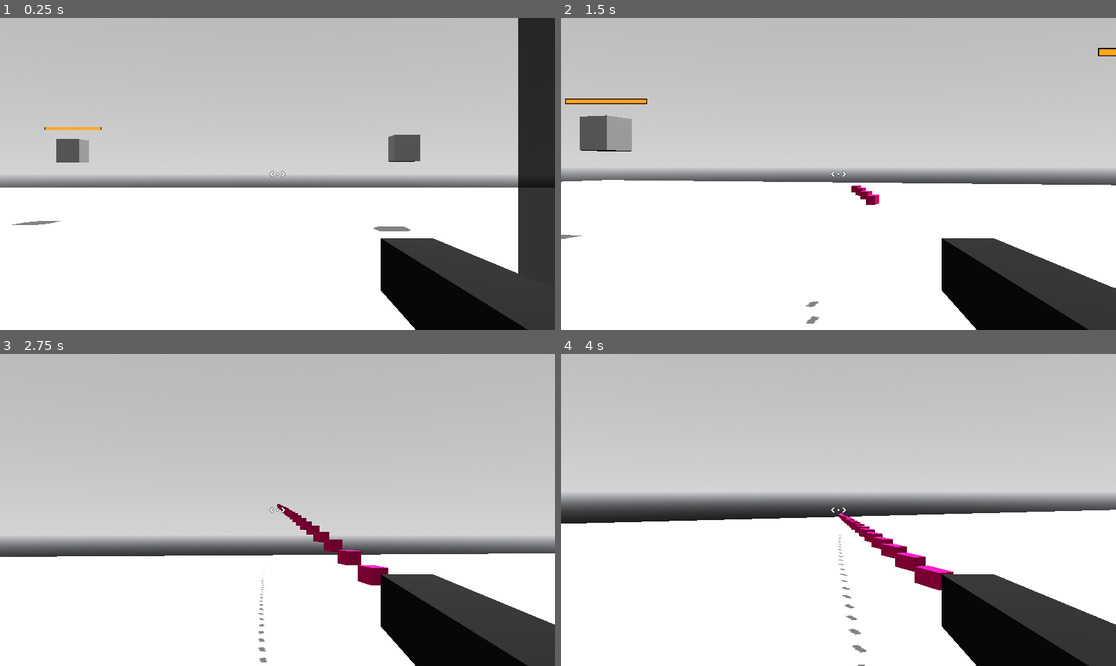
Above: before the commit, frames 1-4 (two rows, left to right).
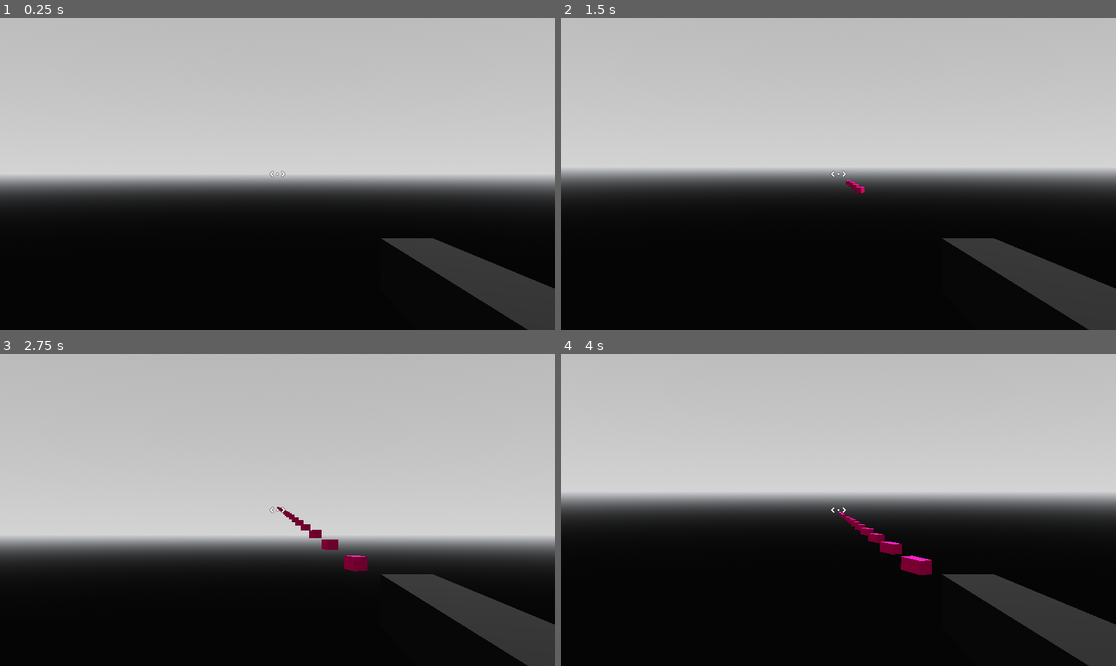
Above: after the commit, the same moments.

Repository: axilirate/metalbellion
Game: Godot game, scene res://scenes/states/gameplay_state/gameplay_state.tscn
Same seed, same stepped clock (60 frames per second), same inputs: the game is played once before the commit and once after it.
Inputs (mouse positions are in pixels of both pictures, inside the frame that each line leads up to):
- Up to frame 1 (0.25 s): no input
- Up to frame 2 (1.5 s): tap Enter at 0.5 s; move the mouse to (866, 174) at 0.52 s; press the mouse at (866, 174) at 0.53 s; hold W (move_forward) from 0.53 s (still down); move the mouse to (810, 174) at 1.27 s; release the mouse at (810, 174) at 1.28 s; click (810, 174) at 1.35 s
- Up to frame 3 (2.75 s): keep holding W (move_forward); move the mouse to (288, 503) at 2.02 s; press the mouse at (288, 503) at 2.03 s
- Up to frame 4 (4 s): keep holding W (move_forward); move the mouse to (832, 516) at 2.77 s; release the mouse at (832, 516) at 2.78 s; click (832, 516) at 2.85 s; move the mouse to (877, 513) at 3.52 s; press the mouse at (877, 513) at 3.53 s

The runs differ from the first frame. In frame 1, 43% of the frame differs, in the area x 0-100%, y 0-100%; in frame 2, 42%; in frame 3, 29%; in frame 4, 40%.
Error after the commit: Invalid access to property or key 'enemy_holder' on a base object of type 'Nil'. (res://scenes/states/gameplay_state/gameplay_state.gd:42)

Commit message:
update

Diff:
--- a/classes/objects/bullet.gd
+++ b/classes/objects/bullet.gd
@@ -1,4 +1,4 @@
-class_name Bullet
+class_name Bullet extends RefCounted
 
 
 
--- a/classes/objects/weapon.gd
+++ b/classes/objects/weapon.gd
@@ -1,4 +1,4 @@
-class_name Weapon
+class_name Weapon extends RefCounted
 
 
 
--- /dev/null
+++ b/classes/objects/zone.gd
@@ -0,0 +1,30 @@
+class_name Zone extends RefCounted
+
+
+
+
+
+
+var instance: Node3D
+var enemy_holder: Node3D
+var player_spawn_point_marker: Marker3D
+
+
+
+
+
+func _init(type: ObjectEnum.ZoneType) -> void:
+	match type:
+		ObjectEnum.ZoneType.COMBAT:
+			var combat_zone = preload("res://scenes/zones/combat_zone/combat_zone.tscn").instantiate()
+			instance = combat_zone
+
+			enemy_holder = combat_zone.enemy_holder
+			player_spawn_point_marker = combat_zone.player_spawn_point_marker
+
+
+		ObjectEnum.ZoneType.HUB:
+			var hub_zone = preload("res://scenes/zones/hub_zone/hub_zone.tscn").instantiate()
+			instance = hub_zone
+
+			player_spawn_point_marker = hub_zone.player_spawn_point_marker
--- a/classes/static/object_enum.gd
+++ b/classes/static/object_enum.gd
@@ -17,3 +17,9 @@
 enum BulletType {
 	TEST_BULLET
 }
+
+
+enum ZoneType {
+	COMBAT,
+	HUB,
+}
--- a/scenes/areas/combat_area/combat_area.gd
+++ /dev/null
@@ -1 +0,0 @@
-class_name CombatArea extends Node3D
--- a/scenes/bullets/test_bullet/test_bullet.gd
+++ b/scenes/bullets/test_bullet/test_bullet.gd
@@ -13,7 +13,7 @@
 
 func  _physics_process(delta: float) -> void:
 	global_position += properties.velocity * delta
-	process_life_time(delta)
+	_process_life_time(delta)
 
 
 
@@ -24,7 +24,7 @@
 
 
 
-func process_life_time(delta: float) -> void:
+func _process_life_time(delta: float) -> void:
 	life_time -= delta
 
 	if life_time <= 0:
--- a/scenes/character_bodies/player/player.gd
+++ b/scenes/character_bodies/player/player.gd
@@ -21,31 +21,31 @@
 
 func _ready() -> void:
 	Input.mouse_mode = Input.MOUSE_MODE_CAPTURED
-	equip_weapon(Weapon.new(ObjectEnum.WeaponType.TEST_GUN))
+	_equip_weapon(Weapon.new(ObjectEnum.WeaponType.TEST_GUN))
 
 
 
 func _process(delta: float) -> void:
-	process_camera(delta)
+	_process_camera(delta)
 
 
 
 
 func _physics_process(_delta: float) -> void:
-	process_velocity()
+	_process_velocity()
 	move_and_slide()
 
 
 
 
 func _input(event: InputEvent) -> void:
-	process_camera_target_look_rotation(event)
-	process_look_rotation(event)
+	_process_camera_target_look_rotation(event)
+	_process_look_rotation(event)
 
 
 
 
-func process_camera(delta) -> void:
+func _process_camera(delta) -> void:
 	var current_rot = Quaternion(camera.global_transform.basis.get_rotation_quaternion())
 	var target_rot = Quaternion(camera_target.global_transform.basis.get_rotation_quaternion())
 	var smooth_rot = lerp(current_rot, target_rot, delta * 60)
@@ -56,7 +56,7 @@
 
 
 
-func process_velocity() -> void:
+func _process_velocity() -> void:
 	var input_dir: Vector2 = Input.get_vector("move_right", "move_left", "move_forward", "move_backward")
 	var move_dir: Vector3 = Vector3(input_dir.x, 0, input_dir.y).rotated(Vector3.UP, rotation.y)
 	velocity = move_dir * speed
@@ -64,7 +64,7 @@
 
 
 
-func process_camera_target_look_rotation(event: InputEvent) -> void:
+func _process_camera_target_look_rotation(event: InputEvent) -> void:
 	if event is InputEventMouseMotion:
 		camera_target.rotate_x(-event.relative.y * mouse_sensitivity)
 		camera_target.rotation.x = clamp(camera_target.rotation.x, deg_to_rad(-89), deg_to_rad(89))
@@ -72,7 +72,7 @@
 
 
 
-func process_look_rotation(event: InputEvent) -> void:
+func _process_look_rotation(event: InputEvent) -> void:
 	if event is InputEventMouseMotion:
 		rotate_y(-event.relative.x * mouse_sensitivity)
 
@@ -80,7 +80,7 @@
 
 
 
-func equip_weapon(weapon: Weapon) -> void:
+func _equip_weapon(weapon: Weapon) -> void:
 	NodeUtils.clear_children(weapon_holder)
 	active_weapon = weapon
 	weapon_holder.add_child(weapon.instance)
--- a/scenes/enemies/test_enemy/test_enemy.gd
+++ b/scenes/enemies/test_enemy/test_enemy.gd
@@ -14,21 +14,21 @@
 
 
 
-func _process(delta: float) -> void:
-	process_health()
-	update_health_bar()
+func _process(_delta: float) -> void:
+	_process_health()
+	_update_health_bar()
 
 
 
 
 
-func process_health() -> void:
+func _process_health() -> void:
 	if attributes.health <= 0:
 		queue_free()
 
 
 
 
-func update_health_bar() -> void:
+func _update_health_bar() -> void:
 	health_bar.progress_bar.max_value = attributes.max_health
 	health_bar.progress_bar.value = attributes.health
--- a/scenes/states/gameplay_state/gameplay_state.gd
+++ b/scenes/states/gameplay_state/gameplay_state.gd
@@ -1,42 +1,66 @@
 class_name GameplayState extends Node3D
 
 @export var player: Player
-@export var enemy_holder: Node3D
+@export var zone_holder: Node3D
+
+var current_zone: Zone
 
 var enemy_attribues: Array[Attributes] = []
 var enemies: Array[CharacterBody3D] = []
 
 var bullets: Array[Bullet] = []
 
+var enemies_to_spawn: int = 10
+
+
+
+
+
+func _process(delta: float) -> void:
+	_process_zone_change()
 
 
 
 
 func _physics_process(_delta: float) -> void:
-	process_enemy_spawning()
-	process_player_shooting()
-	process_enemies()
-	process_bullets()
+	_process_enemy_spawning()
+	_process_player_shooting()
+	_process_enemies()
+	_process_bullets()
 
 
 
-func process_enemy_spawning() -> void:
-	if enemies.size() < 10:
-		try_to_spawn_enemy()
+
+func _process_zone_change():
+	pass
 
 
 
 
 
+func _process_enemy_spawning() -> void:
+	if not is_instance_valid(current_zone.enemy_holder):
+		return
 
-func process_player_shooting() -> void:
+	if not enemies_to_spawn:
+		return
+
+	if enemies.size() > 3:
+		return
+
+	_try_to_spawn_enemy()
+
+
+
+
+func _process_player_shooting() -> void:
 	if not Input.is_action_pressed("shoot"):
 		return
 
 	var bullet = Bullet.new(player.active_weapon.bullet_type)
 	bullet.instance.position = player.camera.global_position
 	bullet.instance.rotation = player.camera.global_rotation
-	bullet.properties.velocity = -player.camera.global_transform.basis.z * 60
+	bullet.properties.velocity = -player.camera.global_transform.basis.z * 100
 	add_child(bullet.instance)
 	bullet.mesh.global_position = player.active_weapon.ranged_properites.barrel_marker.global_position
 	bullets.push_back(bullet)
@@ -46,7 +70,7 @@
 
 
 
-func process_enemies() -> void:
+func _process_enemies() -> void:
 	var enemy_indexes_to_remove: Array[int] = []
 
 	for index in enemies.size():
@@ -64,7 +88,7 @@
 
 
 
-func process_bullets() -> void:
+func _process_bullets() -> void:
 	var bullet_indexes_to_remove: Array[int] = []
 
 
@@ -86,14 +110,13 @@
 
 
 
-
 	for index in bullet_indexes_to_remove:
 		bullets.pop_at(index)
 
 
 
 
-func try_to_spawn_enemy() -> void:
+func _try_to_spawn_enemy() -> void:
 	var enemy_spawn_ray_cast: RayCast3D = preload("res://scenes/3d_nodes/enemy_spawn_ray_cast/enemy_spawn_ray_cast.tscn").instantiate()
 	var enemy = Enemy.new(ObjectEnum.EnemyType.TEST_ENEMY)
 
@@ -101,13 +124,19 @@
 	enemy_spawn_ray_cast.position = player.position + Vector3(randi_range(-20, 20), player.position.y + 5, randi_range(-20, 20))
 	enemy_spawn_ray_cast.force_raycast_update()
 
-	if is_spawn_valid(enemy_spawn_ray_cast, enemy.shape):
-		var test_enemy = enemy.instance
+	if not _is_spawn_valid(enemy_spawn_ray_cast, enemy.shape):
+		return
 
-		test_enemy.position = enemy_spawn_ray_cast.get_collision_point()
-		enemy_holder.add_child(test_enemy)
-		enemies.push_back(test_enemy)
-		enemy_attribues.push_back(test_enemy.attributes)
+	if not is_instance_valid(current_zone.enemy_holder):
+		return
+
+	var test_enemy = enemy.instance
+
+	test_enemy.position = enemy_spawn_ray_cast.get_collision_point()
+	current_zone.enemy_holder.add_child(test_enemy)
+	enemies.push_back(test_enemy)
+	enemy_attribues.push_back(test_enemy.attributes)
+	enemies_to_spawn -= 1
 
 	enemy_spawn_ray_cast.queue_free()
 
@@ -116,7 +145,15 @@
 
 
 
-func is_spawn_valid(enemy_spawn_ray_cast: RayCast3D, shape: Resource) -> bool:
+func _change_zone(zone: Zone):
+	NodeUtils.clear_children(zone_holder)
+
+
+
+
+
+
+func _is_spawn_valid(enemy_spawn_ray_cast: RayCast3D, shape: Resource) -> bool:
 	var direct_space_state := get_world_3d().direct_space_state
 	var shape_query_parameters := PhysicsShapeQueryParameters3D.new()
 
--- a/scenes/states/gameplay_state/gameplay_state.tscn
+++ b/scenes/states/gameplay_state/gameplay_state.tscn
@@ -1,8 +1,7 @@
-[gd_scene load_steps=8 format=3 uid="uid://d01gbs4jlb5lt"]
+[gd_scene load_steps=7 format=3 uid="uid://csdcq21sldth5"]
 
 [ext_resource type="Script" path="res://scenes/states/gameplay_state/gameplay_state.gd" id="1_6p0bk"]
 [ext_resource type="PackedScene" uid="uid://bsih1lexsu27y" path="res://scenes/character_bodies/player/player.tscn" id="2_nrnrg"]
-[ext_resource type="PackedScene" uid="uid://bcspdrrfl4amd" path="res://scenes/areas/combat_area/combat_area.tscn" id="3_ueq32"]
 
 [sub_resource type="ProceduralSkyMaterial" id="ProceduralSkyMaterial_ir41e"]
 sky_top_color = Color(0.54902, 0.54902, 0.54902, 1)
@@ -28,10 +27,9 @@
 auto_exposure_min_sensitivity = 300.0
 auto_exposure_max_sensitivity = 64000.0
 
-[node name="GameplayState" type="Node3D" node_paths=PackedStringArray("player", "enemy_holder")]
+[node name="GameplayState" type="Node3D" node_paths=PackedStringArray("player")]
 script = ExtResource("1_6p0bk")
 player = NodePath("Player")
-enemy_holder = NodePath("EnemyHolder")
 
 [node name="DirectionalLight3D" type="DirectionalLight3D" parent="."]
 transform = Transform3D(-0.866023, -0.433016, 0.250001, 0, 0.499998, 0.866027, -0.500003, 0.749999, -0.43301, 0, 0, 0)
@@ -43,8 +41,4 @@
 
 [node name="Player" parent="." instance=ExtResource("2_nrnrg")]
 
-[node name="EnemyHolder" type="Node3D" parent="."]
-
-[node name="AreaHolder" type="Node3D" parent="."]
-
-[node name="CombatArea" parent="AreaHolder" instance=ExtResource("3_ueq32")]
+[node name="ZoneHolder" type="Node3D" parent="."]
--- /dev/null
+++ b/scenes/zones/combat_zone/combat_zone.gd
@@ -0,0 +1,7 @@
+class_name CombatZone extends Node3D
+
+
+
+
+@export var enemy_holder: Node3D
+@export var player_spawn_point_marker: Marker3D
--- a/scenes/areas/combat_area/combat_area.tscn
+++ b/scenes/zones/combat_zone/combat_zone.tscn
@@ -1,6 +1,6 @@
-[gd_scene load_steps=5 format=3 uid="uid://bcspdrrfl4amd"]
+[gd_scene load_steps=5 format=3 uid="uid://dalnscvn6f3mh"]
 
-[ext_resource type="Script" path="res://scenes/areas/combat_area/combat_area.gd" id="1_1otbo"]
+[ext_resource type="Script" path="res://scenes/zones/combat_zone/combat_zone.gd" id="1_5y28m"]
 
 [sub_resource type="StandardMaterial3D" id="StandardMaterial3D_22cds"]
 transparency = 1
@@ -12,8 +12,10 @@
 [sub_resource type="ConvexPolygonShape3D" id="ConvexPolygonShape3D_f5y5x"]
 points = PackedVector3Array(12.5, 12.5, 12.5, 12.5, 12.5, -12.5, -12.5, 12.5, 12.5, 12.5, -12.5, 12.5, 12.5, -12.5, -12.5, -12.5, 12.5, -12.5, -12.5, -12.5, 12.5, -12.5, -12.5, -12.5)
 
-[node name="CombatArea" type="Node3D"]
-script = ExtResource("1_1otbo")
+[node name="CombatZone" type="Node3D" node_paths=PackedStringArray("enemy_holder", "player_spawn_point_marker")]
+script = ExtResource("1_5y28m")
+enemy_holder = NodePath("EnemyHolder")
+player_spawn_point_marker = NodePath("PlayerSpawnPointMarker")
 
 [node name="StaticObjects" type="Node3D" parent="."]
 
@@ -43,3 +45,8 @@
 
 [node name="CollisionShape3D" type="CollisionShape3D" parent="StaticObjects/MeshInstance3D2/StaticBody3D"]
 shape = SubResource("ConvexPolygonShape3D_f5y5x")
+
+[node name="EnemyHolder" type="Node3D" parent="."]
+
+[node name="PlayerSpawnPointMarker" type="Marker3D" parent="."]
+transform = Transform3D(1, 0, 0, 0, 1, 0, 0, 0, 1, -4.98517, 0.0751998, -10.6599)
--- /dev/null
+++ b/scenes/zones/hub_zone/hub_zone.gd
@@ -0,0 +1,5 @@
+class_name HubZone extends Node3D
+
+
+
+@export var player_spawn_point_marker: Marker3D
--- /dev/null
+++ b/scenes/zones/hub_zone/hub_zone.tscn
@@ -0,0 +1,13 @@
+[gd_scene load_steps=2 format=3 uid="uid://3kct3tke5i5x"]
+
+[ext_resource type="Script" path="res://scenes/zones/hub_zone/hub_zone.gd" id="1_851pr"]
+
+[node name="HubZone" type="Node3D" node_paths=PackedStringArray("player_spawn_point_marker")]
+script = ExtResource("1_851pr")
+player_spawn_point_marker = NodePath("Marker3D")
+
+[node name="CSGBox3D" type="CSGBox3D" parent="."]
+size = Vector3(13.3593, 0.343988, 10.9153)
+
+[node name="Marker3D" type="Marker3D" parent="."]
+transform = Transform3D(1, 0, 0, 0, 1, 0, 0, 0, 1, 0, 0.243024, 0)
